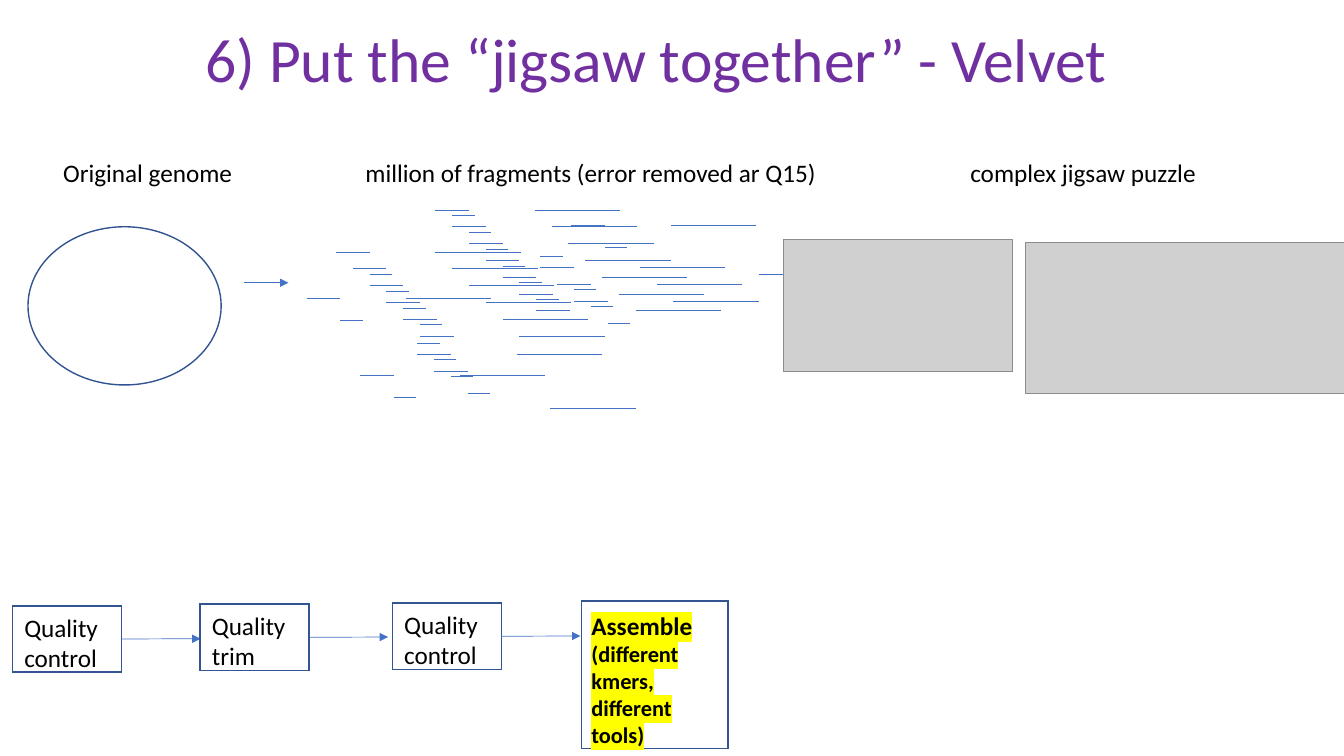
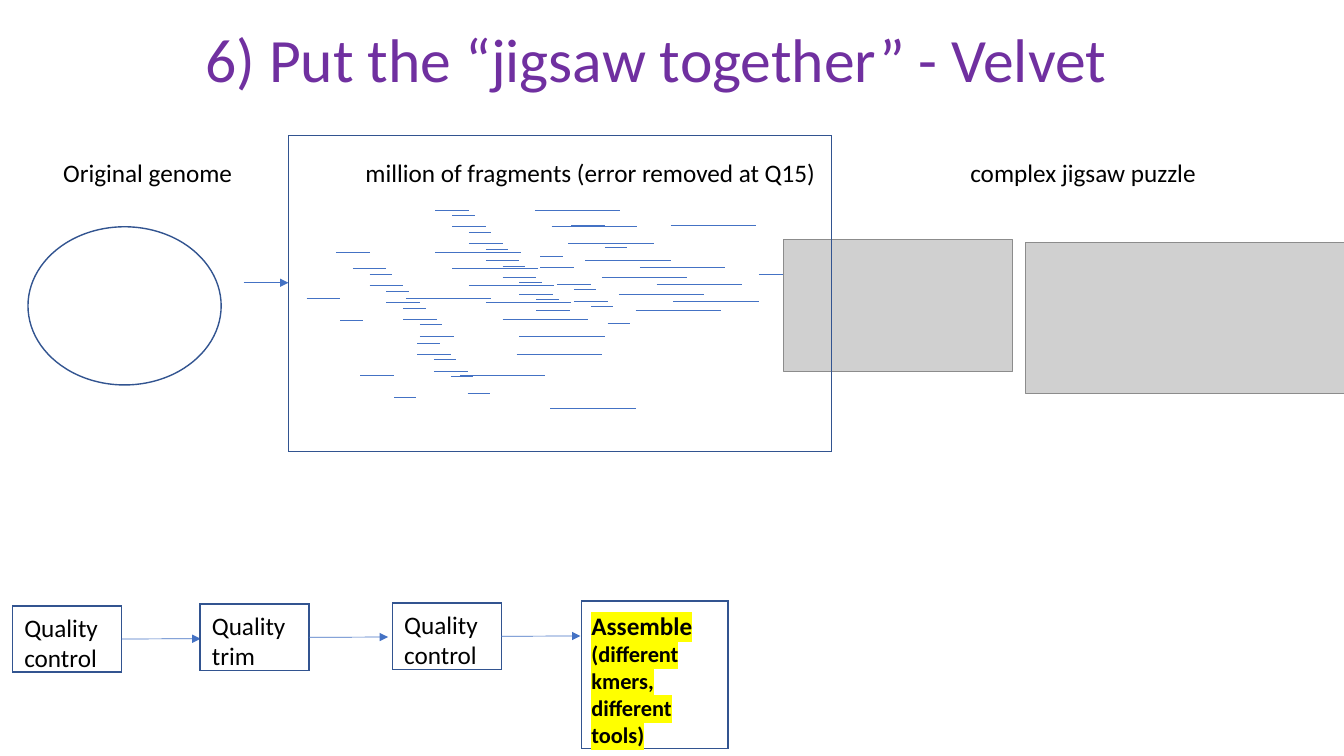
Before and after one commit to peterthorpe5/Msc_Digital_Health, a slide deck: slide 14 of powerpoint/6_assembly.pptx. Drawn at 1344x756 pixels with LibreOffice and Linux fonts; fonts in the diff are those of the drawing; grey boxes stand for pictures. Boxes give left, top, right and bottom in pixels: in the first picture for what was removed or moved away, otherwise in the second. Text is boxed around its words. In the diff, an @@ line names an element or a change of style, - is before the commit and + after.

```diff
--- a/powerpoint/6_assembly.pptx
+++ b/powerpoint/6_assembly.pptx
@@ rectangle added at [288,135,832,451], outline #325491 1 pt @@
@@ text at [63,163,1196,187]: text changed @@
-Original genome million of fragments (error removed ar Q15) complex jigsaw puzzle
+Original genome million of fragments (error removed at Q15) complex jigsaw puzzle
```
Also in this commit, not shown: 10 other slides changed, 1 slide added, 7 other files.
